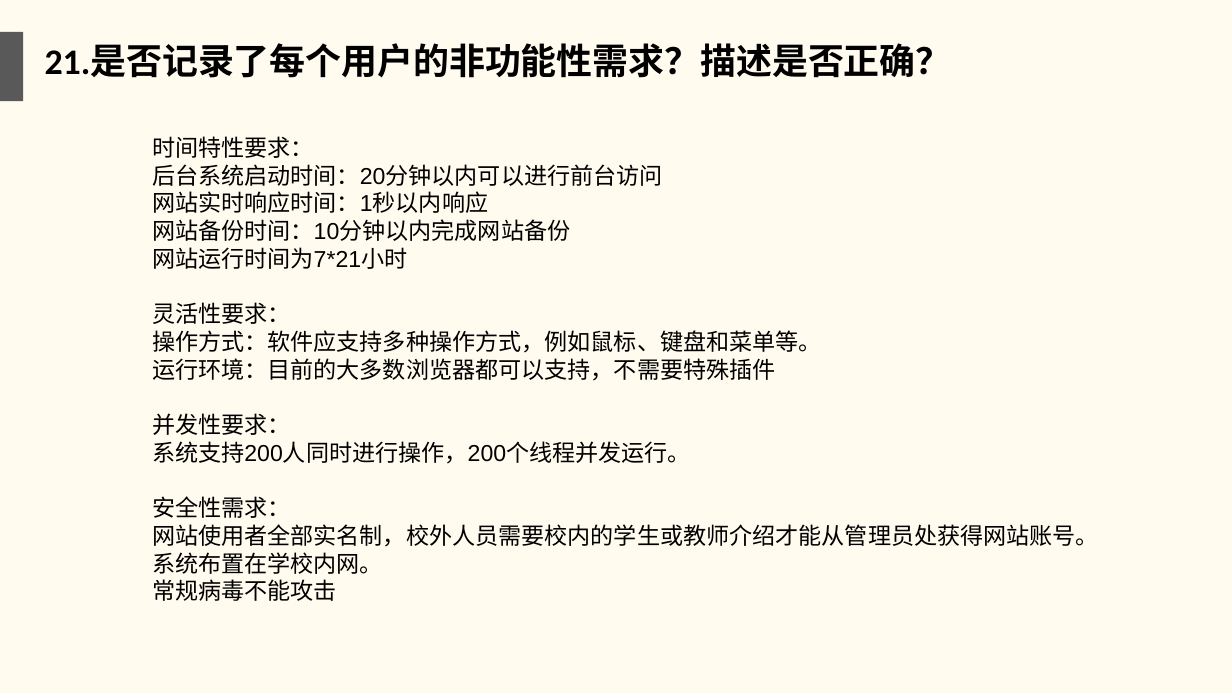
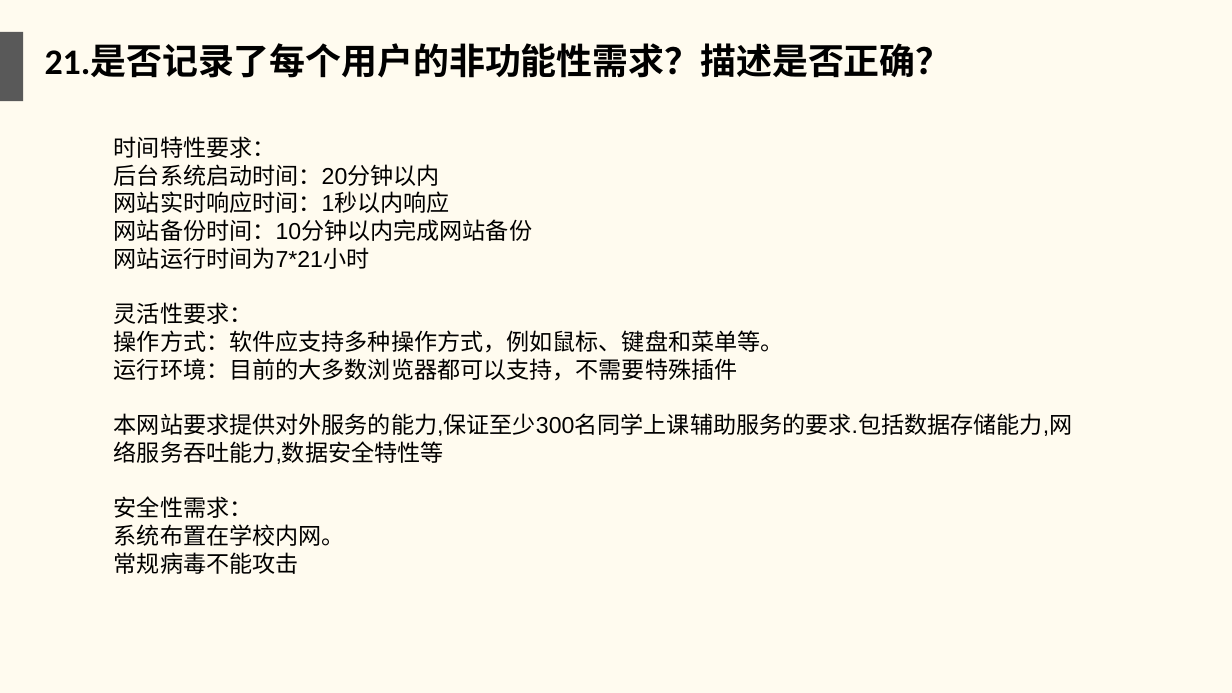
Before and after one commit to twn422/PRD2017, a slide deck: slide 23 of PRD-2017-G24/STW/受控文件/分析设计/项目收尾评审.ppt. Drawn at 1232x693 pixels with LibreOffice and Linux fonts; fonts in the diff are those of the drawing. Boxes give left, top, right and bottom in pixels: in the first picture for what was removed or moved away, otherwise in the second. Text is boxed around its words. In the diff, an @@ line names an element or a change of style, - is before the commit and + after.

```diff
--- a/PRD-2017-G24/STW/受控文件/分析设计/项目收尾评审.ppt
+++ b/PRD-2017-G24/STW/受控文件/分析设计/项目收尾评审.ppt
@@ text "时间特性要求：" moved from (x1=152, y1=136, x2=1099, y2=601) to (x1=114, y1=136, x2=1073, y2=574) @@
@@ text at (x1=114, y1=164, x2=440, y2=186): text changed @@
-后台系统启动时间：20分钟以内可以进行前台访问
+后台系统启动时间：20分钟以内
@@ text at (x1=114, y1=413, x2=1073, y2=464): text changed @@
-并发性要求：
-系统支持200人同时进行操作，200个线程并发运行。
+本网站要求提供对外服务的能力,保证至少300名同学上课辅助服务的要求.包括数据存储能力,网络服务吞吐能力,数据安全特性等
@@ text at (x1=152, y1=524, x2=1099, y2=547): paragraph removed @@
-网站使用者全部实名制，校外人员需要校内的学生或教师介绍才能从管理员处获得网站账号。
```
Also in this commit, not shown: 11 other slides changed.
